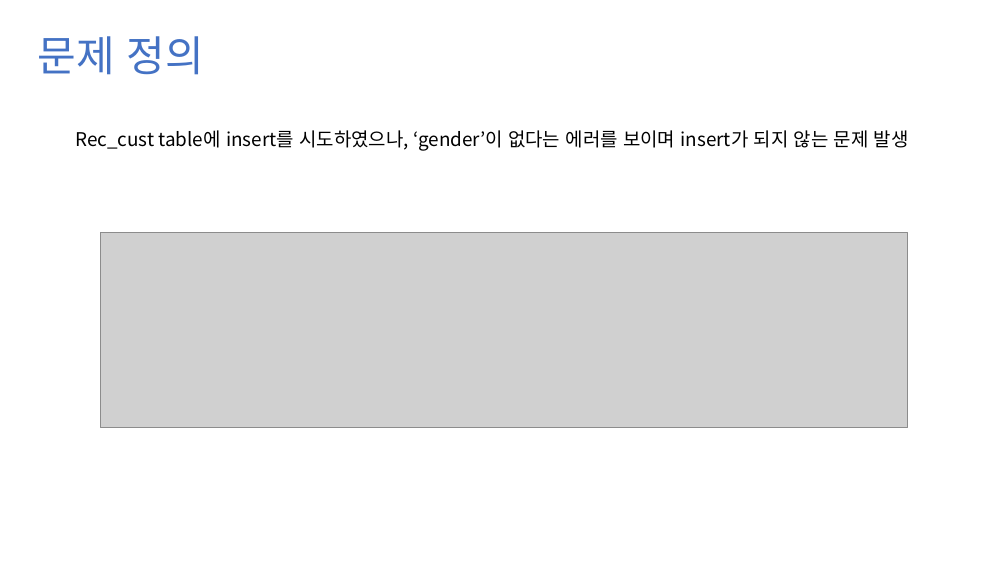
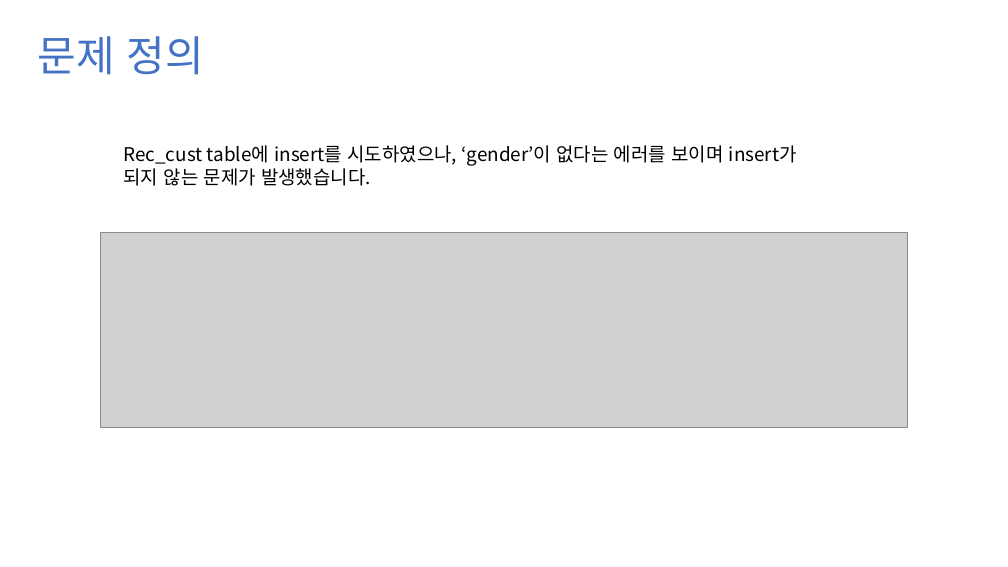
Before and after one commit to mong-head/commento_boot_camp_DBA, a slide deck: slide 3 of 과제4/과제 4.pptx (slide 2 before the commit). Drawn at 1008x567 pixels with LibreOffice and Linux fonts; fonts in the diff are those of the drawing; grey boxes stand for pictures. Boxes give left, top, right and bottom in pixels: in the first picture for what was removed or moved away, otherwise in the second. Text is boxed around its words. In the diff, an @@ line names an element or a change of style, - is before the commit and + after.

```diff
--- a/과제4/과제 4.pptx
+++ b/과제4/과제 4.pptx
@@ text at (124, 145, 797, 186): text changed @@
-Rec_cust table에 insert를 시도하였으나, ‘gender’이 없다는 에러를 보이며 insert가 되지 않는 문제 발생
+Rec_cust table에 insert를 시도하였으나, ‘gender’이 없다는 에러를 보이며 insert가 되지 않는 문제가 발생했습니다.
```
Also in this commit, not shown: 3 other slides changed, 7 slides added, 1 slide removed.
